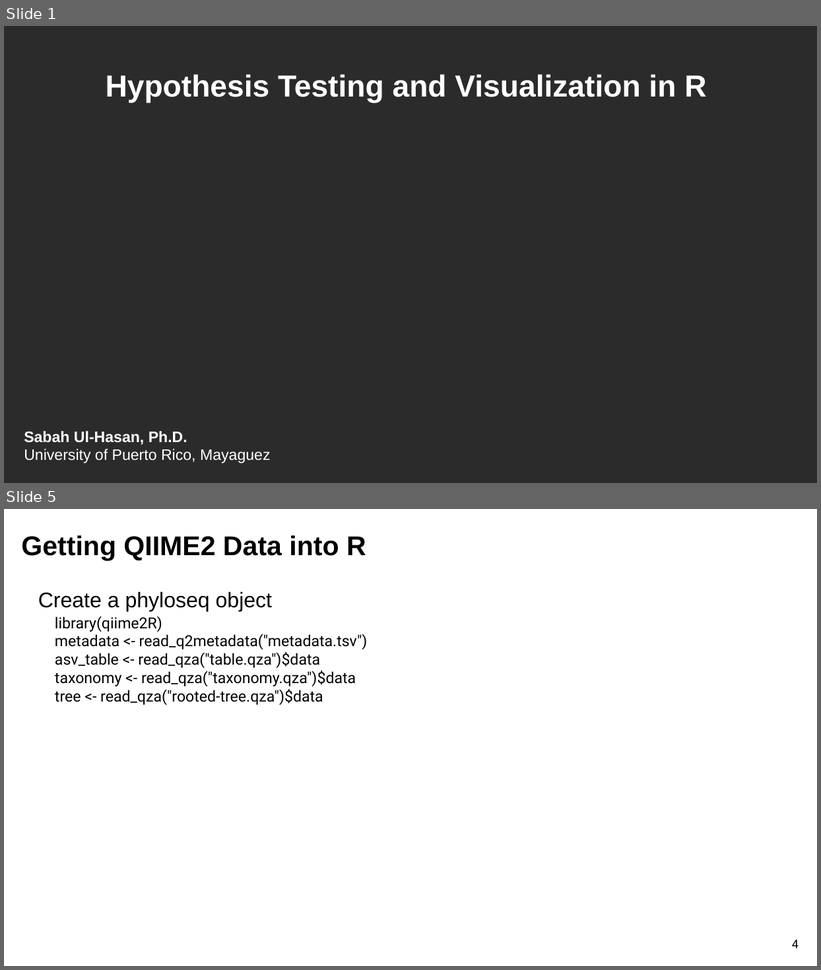
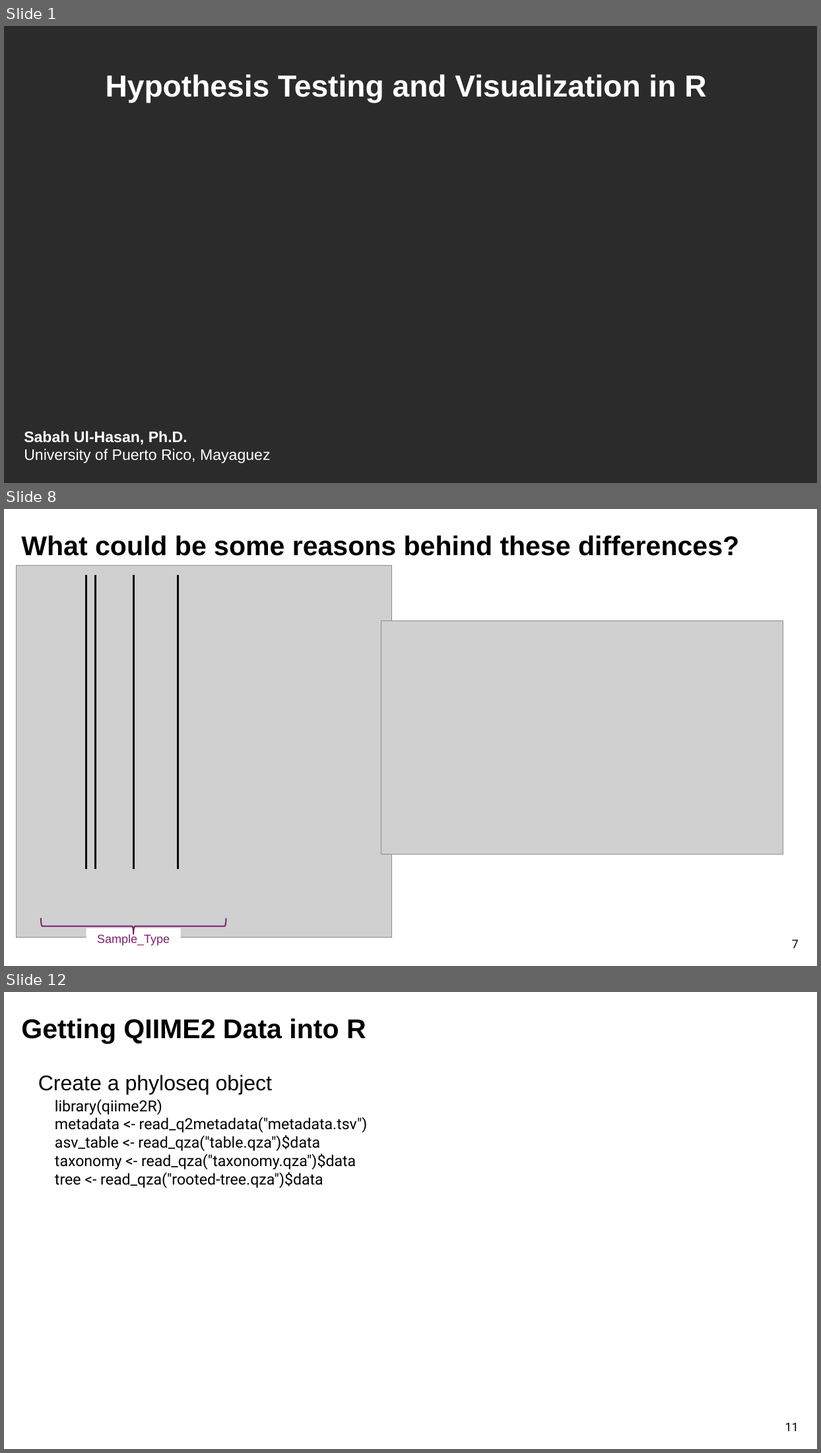
Before and after one commit to sabahzero/UPRM_QIIME2workshop, a slide deck: lectures/Lecture3_UlHasan.pptx. Shown one above the other, each under a label of ours: slides 1 and 5 before the commit, slides 1, 8 and 12 after it; the slides between them are not shown. The pictures are 821x970 and 821x1453 pixels, drawn with LibreOffice and Linux fonts; fonts in the diff are those of the drawing; grey boxes stand for pictures; background and template pictures are left out; a plain dark background stands for a picture behind light text. Boxes give left, top, right and bottom in pixels: in the first picture for what was removed or moved away, otherwise in the second. Text is boxed around its words. In the diff, an @@ line names an element or a change of style, - is before the commit and + after.

```diff
--- a/lectures/Lecture3_UlHasan.pptx
+++ b/lectures/Lecture3_UlHasan.pptx
@@ slide 8 added at (x1=4, y1=509, x2=817, y2=966), background #FFFFFF @@
@@ text added at (x1=21, y1=535, x2=739, y2=556), 32 pt, text #000000, bold @@
+What could be some reasons behind these differences?
@@ picture added at (x1=16, y1=565, x2=391, y2=938) @@
@@ line added from (86, 576) to (86, 869), #000000 2.25 pt @@
@@ line added from (96, 576) to (96, 869), #000000 2.25 pt @@
@@ line added from (134, 576) to (134, 869), #000000 2.25 pt @@
@@ line added from (178, 576) to (178, 869), #000000 2.25 pt @@
@@ picture added at (x1=381, y1=621, x2=783, y2=854) @@
@@ left brace added at (x1=41, y1=919, x2=226, y2=935), outline #78206E 1.5 pt @@
@@ rectangle added at (x1=86, y1=929, x2=181, y2=949), fill #FFFFFF, 14 pt, text #78206E @@
+Sample_Type
@@ page number added at (x1=792, y1=940, x2=799, y2=949), 14 pt, text #000000 @@
+7
@@ what was slide 5 is now slide 12 @@
@@ page number at (x1=785, y1=1423, x2=799, y2=1432): text changed @@
-4
+11
```
Also in this commit, not shown: 4 slides changed, 8 other slides added, 2 slides removed, 2 other files.
